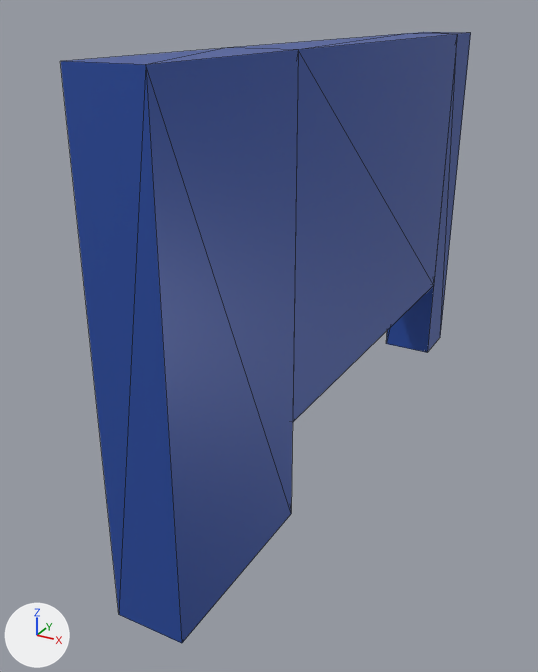
Two versions of the glTF model assets/parts/stock/strada_evo/strada_evo_fender_left.glb, one commit apart.
Rendered twice from a 50 mm camera at (0.512, -1.101, 0.045) aimed at (-0.04, -0.096, -0.457). Every picture has the same lights, and +X, +Y and +Z are marked at lower left. The first picture is the older version. Mesh edges are drawn as thin lines. Vertices at exactly the same position are counted once.

In view in the first picture: 'strada_evo_fender_left'.
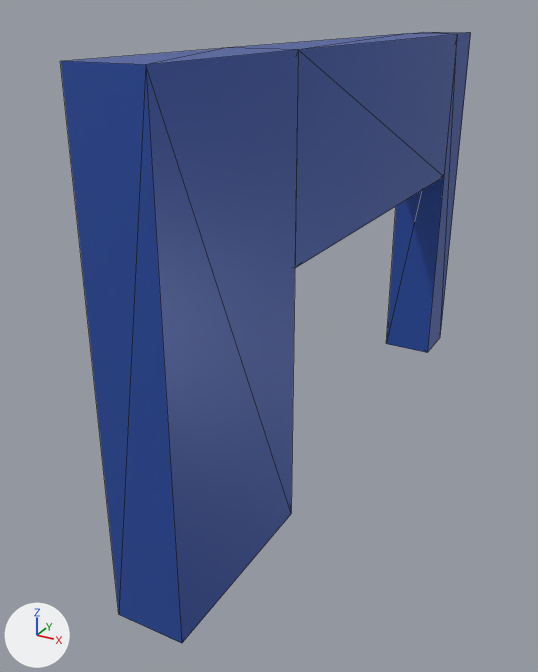
The edits, one by one:
me_panel_fender_fl has 20 vertices, 36 faces and spans x -0.02..0.08, y -0.54..0.542, z -0.68..0.0.
me_panel_fender_fl is used by ob_strada_evo_fender_left; location (0.0, 0.0, 0.0).
Before the commit, vertices of me_panel_fender_fl: 8 (0.08, 0.442, -0.515) at pixel (433, 285), 10 (0.08, -0.242, -0.515) at pixel (292, 422), 11 (-0.02, -0.242, -0.515), 13 (-0.02, 0.442, -0.515).
Part 1, on me_panel_fender_fl:
Vertices 8, 10, 11, 13 of me_panel_fender_fl move by (0.0, 0.0, 0.239).

What differs and where, as boxes [x1, y1, x2, y2] in the pictures (538 x 672 px; the box of a moved part takes in the faces that stretch with it):
part 1 of me_panel_fender_fl, moved or reshaped: before [293, 34, 457, 422]; after [295, 34, 457, 268]
